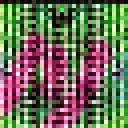
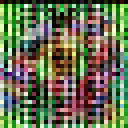
The second 128 x 128 image is a revision of the first. Changes to its layers:
"Layer 2": opacity 100% → 61%, painted on it over [0, 4, 128, 128]
